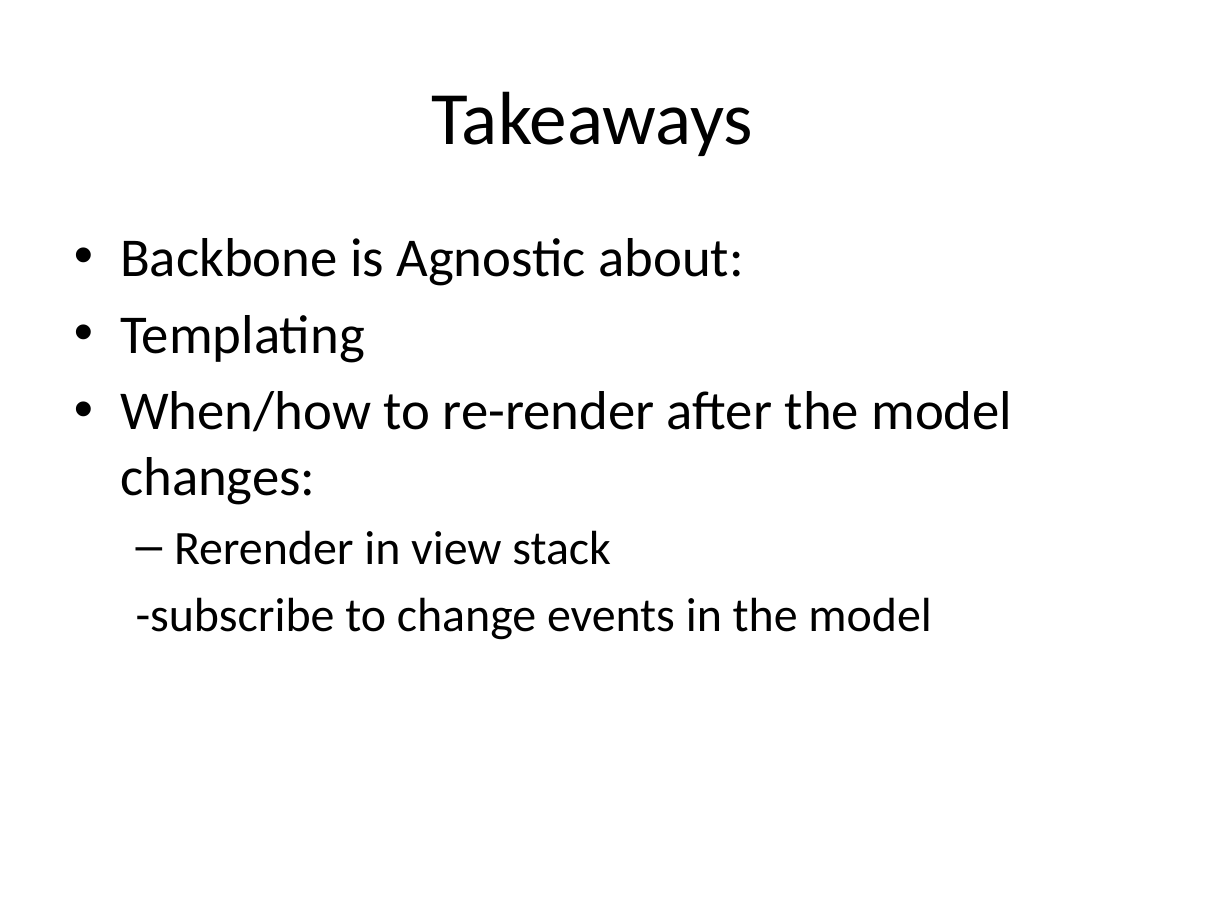
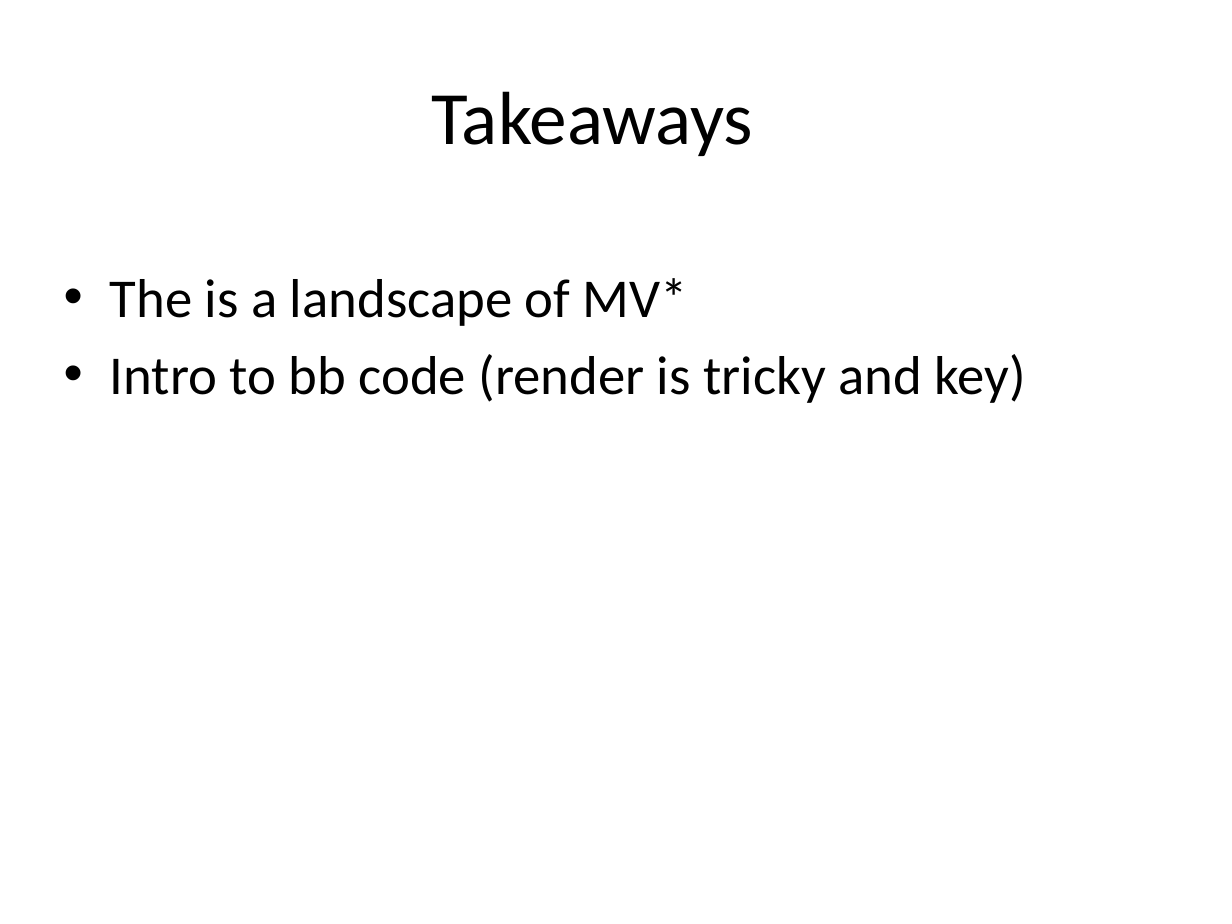
Before and after one commit to jkoynok/TechFest.BackBone, a slide deck: slide 17 of TechFest.Backbone/tf.backbone.pptx. Drawn at 1232x924 pixels with LibreOffice and Linux fonts; fonts in the diff are those of the drawing. Boxes give left, top, right and bottom in pixels: in the first picture for what was removed or moved away, otherwise in the second. Text is boxed around its words. In the diff, an @@ line names an element or a change of style, - is before the commit and + after.

```diff
--- a/TechFest.Backbone/tf.backbone.pptx
+++ b/TechFest.Backbone/tf.backbone.pptx
@@ text at (110, 278, 1027, 403): text changed @@
-• Backbone is Agnostic about:
-• Templating
-• When/how to re-render after the model changes:
-  – Rerender in view stack
-  -subscribe to change events in the model
+• The is a landscape of MV*
+• Intro to bb code (render is tricky and key)
```
Also in this commit, not shown: 5 other slides changed, 1 slide added, 1 slide removed, 4 other files.
